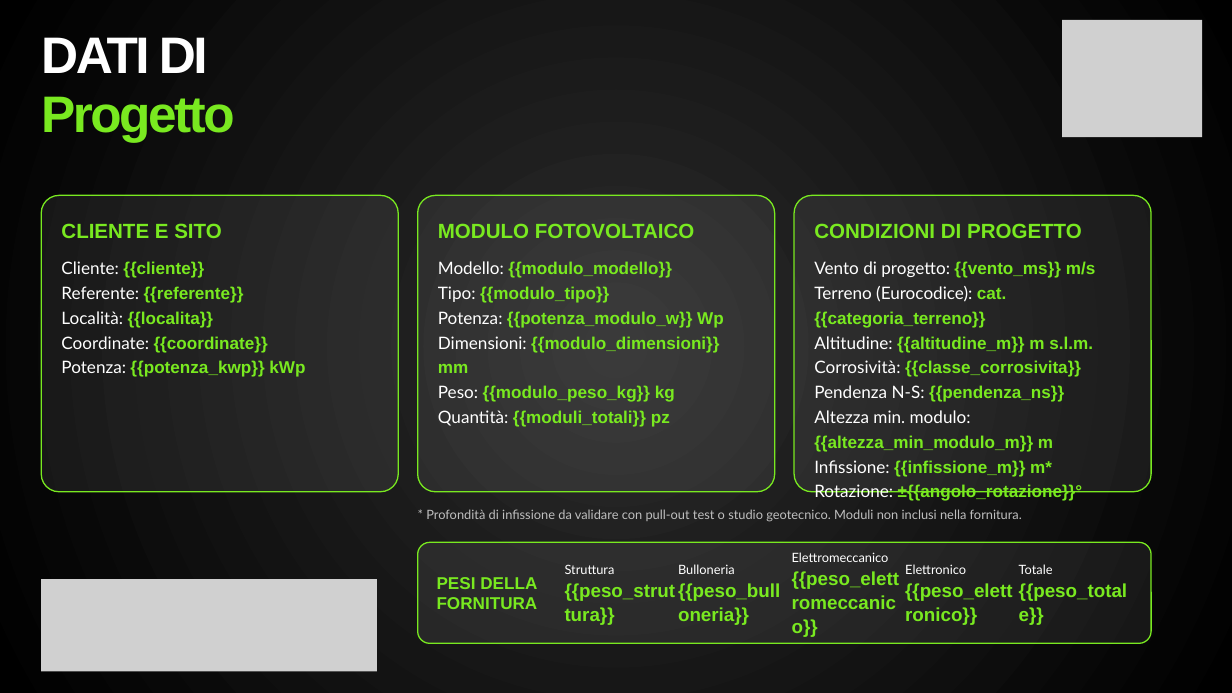
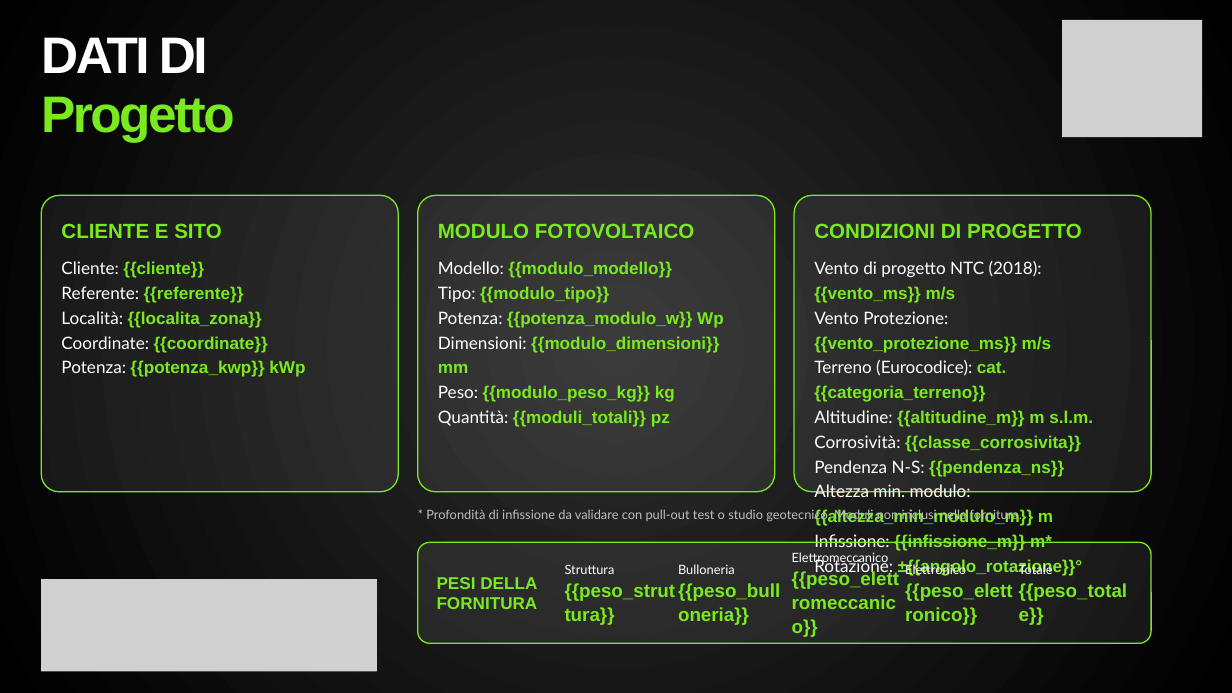
Before and after one commit to Giovanni301183/Conf, a slide deck: slide 5 of public/offerta/modello-offerta.pptx (slide 3 before the commit). Drawn at 1232x693 pixels with LibreOffice and Linux fonts; fonts in the diff are those of the drawing; grey boxes stand for pictures. Boxes give left, top, right and bottom in pixels: in the first picture for what was removed or moved away, otherwise in the second. Text is boxed around its words. In the diff, an @@ line names an element or a change of style, - is before the commit and + after.

```diff
--- a/public/offerta/modello-offerta.pptx
+++ b/public/offerta/modello-offerta.pptx
@@ text at (814,261,1052,353): text changed @@
-Vento di progetto: {{vento_ms}} m/s
+Vento di progetto NTC (2018): {{vento_ms}} m/s
+Vento Protezione: {{vento_protezione_ms}} m/s
@@ text at (61,311,262,328): text changed @@
-Località: {{localita}}
+Località: {{localita_zona}}
```
Also in this commit, not shown: 4 other slides changed, 4 slides added, 4 other files.
